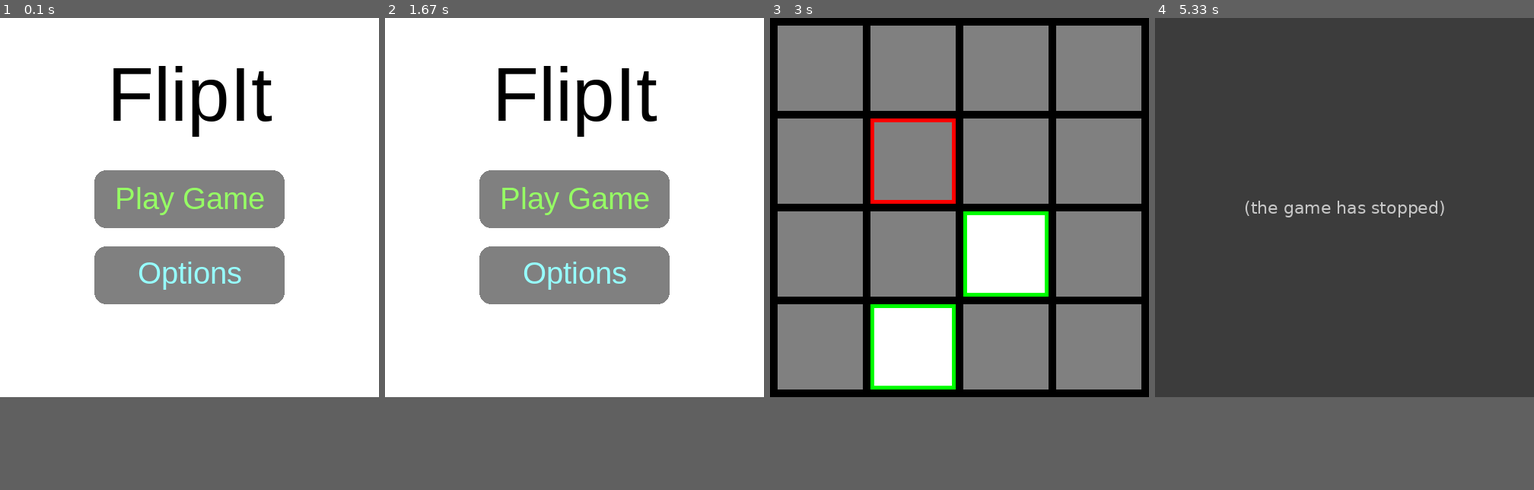
Above: before the commit, frames 1-4 (left to right).
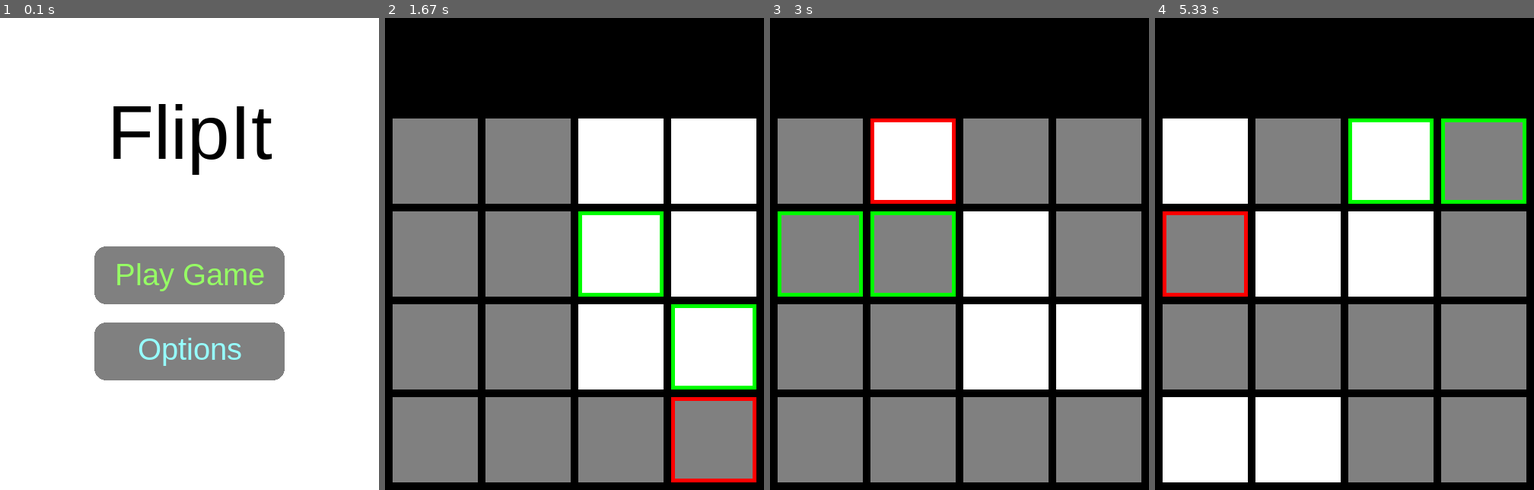
Above: after the commit, the same moments.

Repository: 03kkim/FlipIt
Game: pygame game, started from main.py
The game is run twice, just before and just after one commit, with the same random seed, the same clock (stepped at 60 frames per second) and the same inputs.
Inputs (mouse positions are in pixels of both pictures, inside the frame that each line leads up to):
- Up to frame 1 (0.1 s): no input
- Up to frame 2 (1.67 s): click (574, 254) at 0.38 s; click (612, 357) at 0.72 s; click (457, 183) at 1.05 s; click (714, 419) at 1.38 s
- Up to frame 3 (3 s): click (823, 239) at 1.72 s; click (940, 376) at 2.05 s; click (948, 173) at 2.38 s; click (906, 154) at 2.72 s
- Up to frame 4 (5.33 s): click (1443, 211) at 3.05 s; click (1461, 244) at 3.38 s; click (1424, 169) at 3.72 s; click (1234, 164) at 4.05 s; click (1359, 235) at 4.38 s; click (1234, 225) at 4.72 s; click (1287, 390) at 5.05 s
In our replay, the window is 498x498 before the commit and 498x620 after it. These sizes can differ from the game's own. Grey fills any space a smaller window leaves; there, only what the larger window draws over its background counts as a difference.

The runs differ from the first frame. In frame 1, 16% of the frame differs, in the area x 24-76%, y 10-77%; in frame 2, 60%; in frame 3, 37%; in frame 4, 92%, in the area x 0-100%, y 0-100%.
Error before the commit: IndexError: list index out of range (board.py line 100); the game stopped at 5.05 s (later frames are placeholders)

Commit message:
Adjust positions (by adding/subtraction 122) to make room for menu

Diff:
--- a/main.py
+++ b/main.py
@@ -4,7 +4,7 @@
 pygame.init()
 
 # Set the width and height of the screen [width, height]
-size = (498, 498)
+size = (498, 620)
 screen = pygame.display.set_mode(size)
 
 pygame.display.set_caption("My Game")
@@ -61,7 +61,7 @@
                 pos = pygame.mouse.get_pos()
                 # Change the x/y screen coordinates to grid coordinates
                 column = pos[0] // (width + margin)
-                row = pos[1] // (width + margin)
+                row = (pos[1] - 122) // (width + margin)
                 # Set that location to one
                 board.switch(board.coords_to_id(row, column))
                 print("Click ", pos, "Grid coordinates: ", row, column)
@@ -73,7 +73,7 @@
                 pos = pygame.mouse.get_pos()
                 # Change the x/y screen coordinates to grid coordinates
                 column = pos[0] // (width + margin)
-                row = pos[1] // (width + margin)
+                row = (pos[1] - 122) // (width + margin)
                 currently_highlighted = [row, column]
                 if currently_highlighted != last_highlighted:
                     last_highlighted = currently_highlighted
@@ -99,21 +99,20 @@
 
         # --- Drawing code should go here
         for row in range(4):
-
             for column in range(4):
                 color = GRAY
                 if grid[row][column] == 1:
                     color = WHITE
-                rect1 = pygame.draw.rect(screen, color, (margin + column * (margin + width), (margin + row * (margin + height)), width, height))
+                rect1 = pygame.draw.rect(screen, color, (margin + column * (margin + width), (margin + row * (margin + height)) + 122, width, height))
 
                 # Adds to the object grid used to detect mouseovers
                 if len(object_grid) < 16:
                     object_grid.append(rect1)
 
                 if board.is_highlighted[board.coords_to_id(row, column)] == 2:
-                    pygame.draw.rect(screen, highlight1, (margin + column * (margin + width), (margin + row * (margin + height)), width, height), 5)
+                    pygame.draw.rect(screen, highlight1, (margin + column * (margin + width), (margin + row * (margin + height) + 122), width, height), 5)
                 if board.is_highlighted[board.coords_to_id(row, column)] == 3:
-                    pygame.draw.rect(screen, highlight2, (margin + column * (margin + width), (margin + row * (margin + height)), width, height), 5)
+                    pygame.draw.rect(screen, highlight2, (margin + column * (margin + width), (margin + row * (margin + height) + 122), width, height), 5)
         # --- Go ahead and update the screen with what we've drawn.
         pygame.display.flip()
 
@@ -129,16 +128,16 @@
 
         screen.fill((255, 255, 255))
 
-        draw_text("FlipIt", font, (0, 0, 0), 498/2, 100)
+        draw_text("FlipIt", font, (0, 0, 0), 498/2, 150)
         mx, my = pygame.mouse.get_pos()
 
-        button_1 = pygame.Rect(124, 200, 250, 76)
-        button_2 = pygame.Rect(124, 300, 250, 76)
+        button_1 = pygame.Rect(124, 300, 250, 76)
+        button_2 = pygame.Rect(124, 400, 250, 76)
         pygame.draw.rect(screen, (128, 128, 128), button_1, border_radius=15)
         pygame.draw.rect(screen, (128, 128, 128), button_2, border_radius=15)
 
-        draw_text("Play Game", pygame.font.SysFont("Helvetica Neue", 40), (150, 255, 100), 498/2, 236)
-        draw_text("Options", pygame.font.SysFont("Helvetica Neue", 40), (150, 255, 255), 498 / 2, 334)
+        draw_text("Play Game", pygame.font.SysFont("Helvetica Neue", 40), (150, 255, 100), 498/2, 336)
+        draw_text("Options", pygame.font.SysFont("Helvetica Neue", 40), (150, 255, 255), 498 / 2, 434)
 
         if button_1.collidepoint((mx, my)):
             if click:
